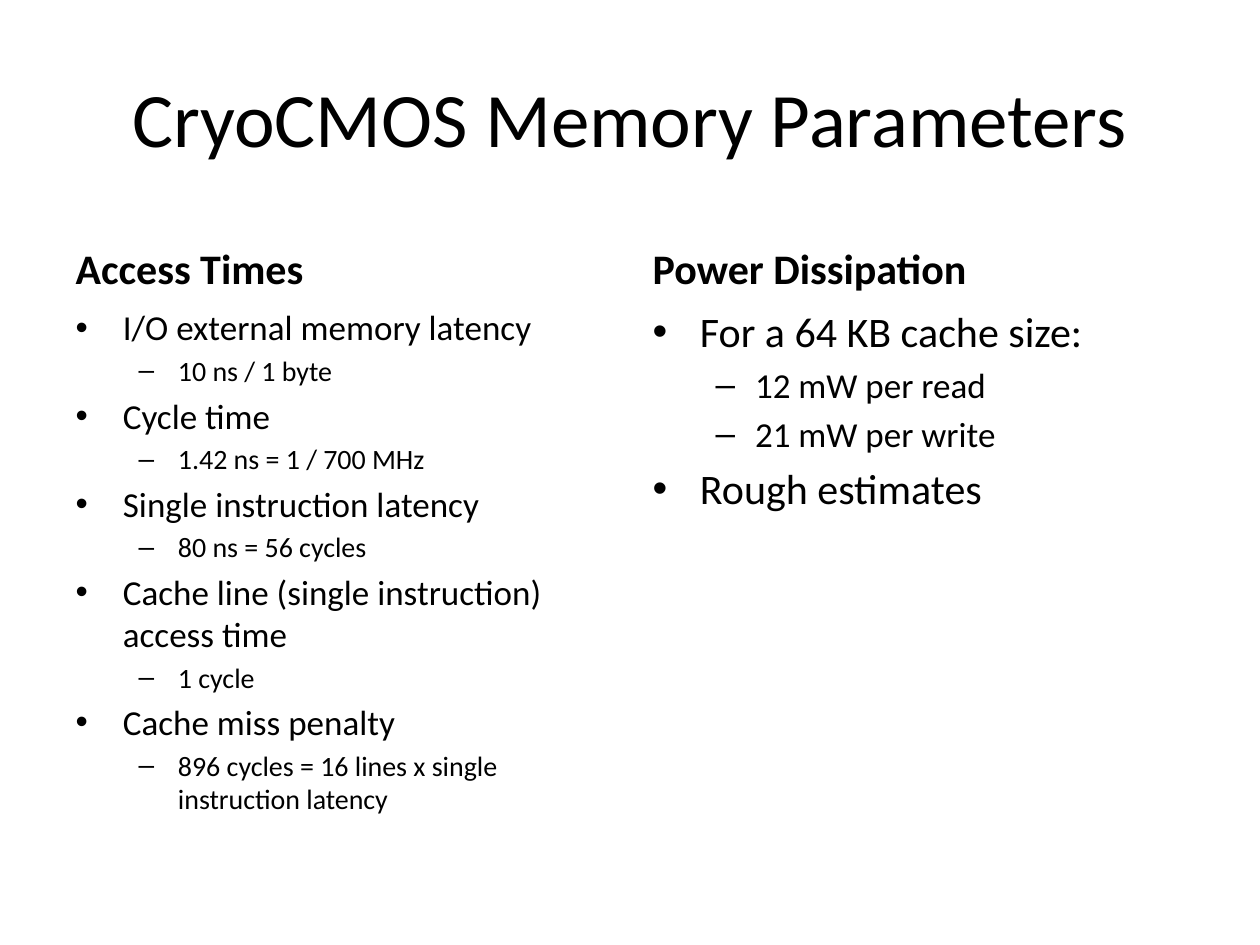
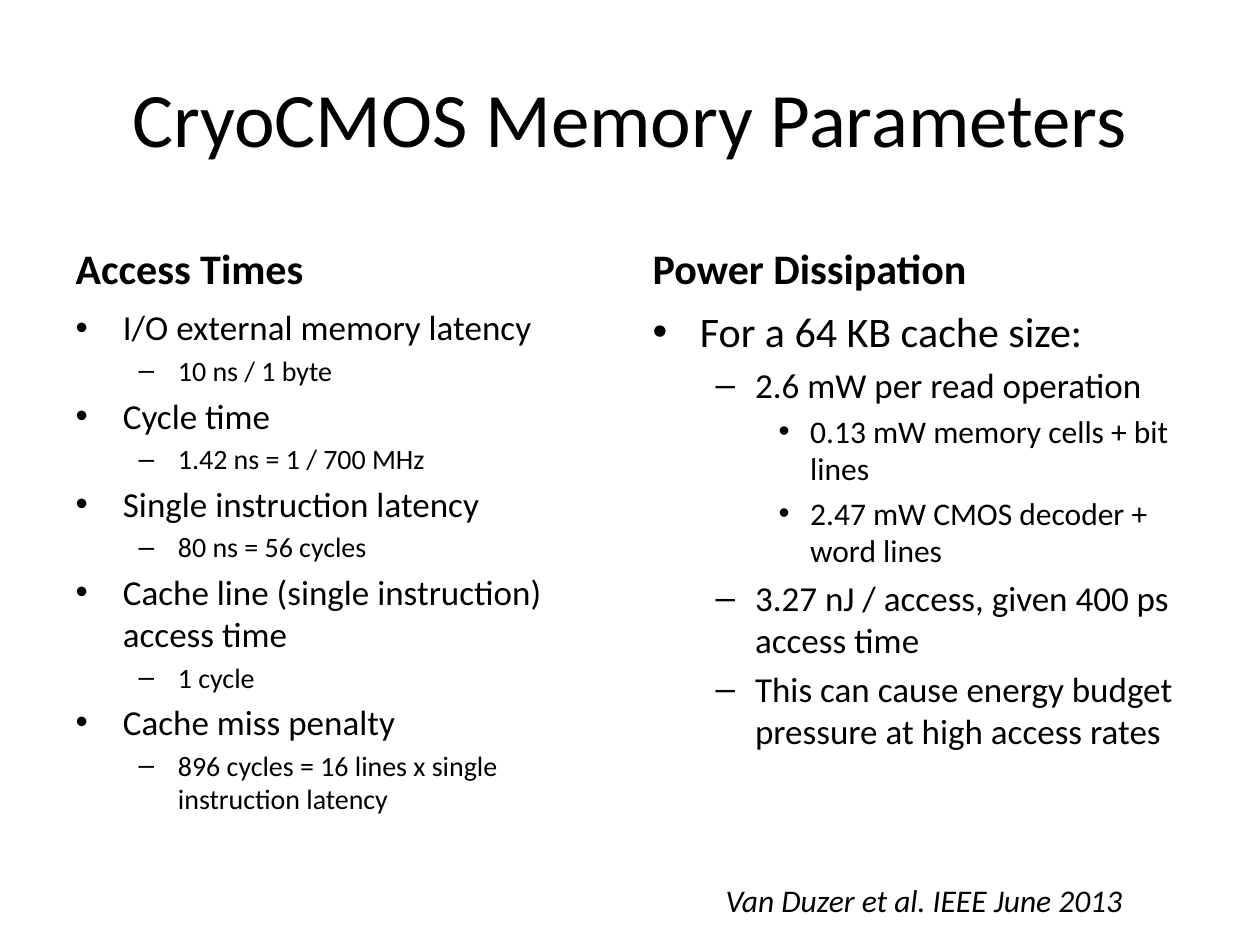
Before and after one commit to ah744/CryoControl, a slide deck: slide 8 of Statistics/CryoControlMarch14.pptx (slide 6 before the commit). Drawn at 1260x945 pixels with LibreOffice and Linux fonts; fonts in the diff are those of the drawing. Boxes give left, top, right and bottom in pixels: in the first picture for what was removed or moved away, otherwise in the second. Text is boxed around its words. In the diff, an @@ line names an element or a change of style, - is before the commit and + after.

```diff
--- a/Statistics/CryoControlMarch14.pptx
+++ b/Statistics/CryoControlMarch14.pptx
@@ text at (755,373,1172,750): text changed @@
-  – 12 mW per read
-  – 21 mW per write
-• Rough estimates
+  – 2.6 mW per read operation
+    • 0.13 mW memory cells + bit lines
+    • 2.47 mW CMOS decoder + word lines
+  – 3.27 nJ / access, given 400 ps access time
+  – This can cause energy budget pressure at high access rates
@@ text added at (726,890,1122,913), 18 pt, text #000000, italic @@
+Van Duzer et al. IEEE June 2013
```
Also in this commit, not shown: 7 other slides changed, 4 slides added, 7 other files.
